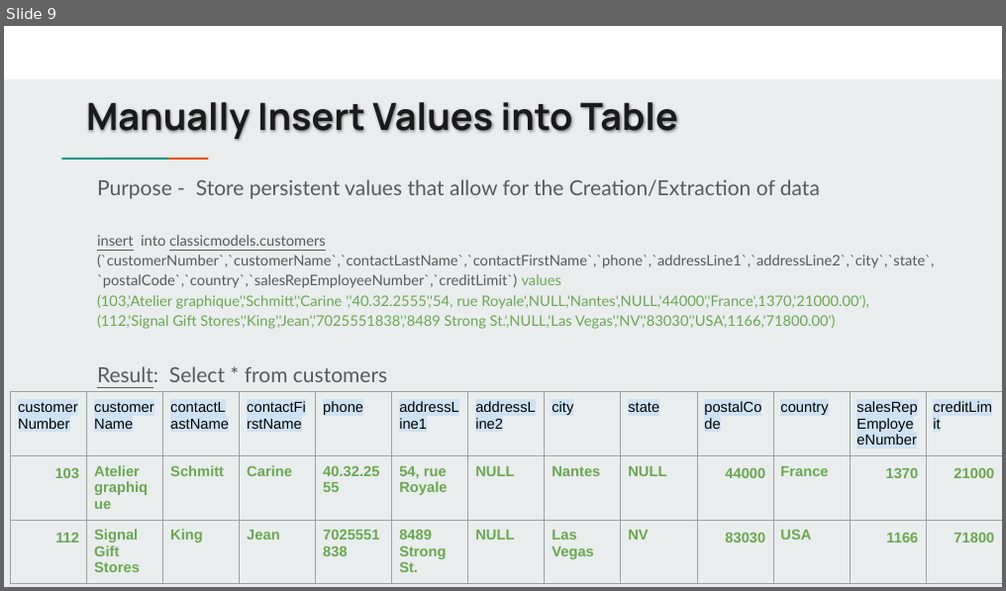
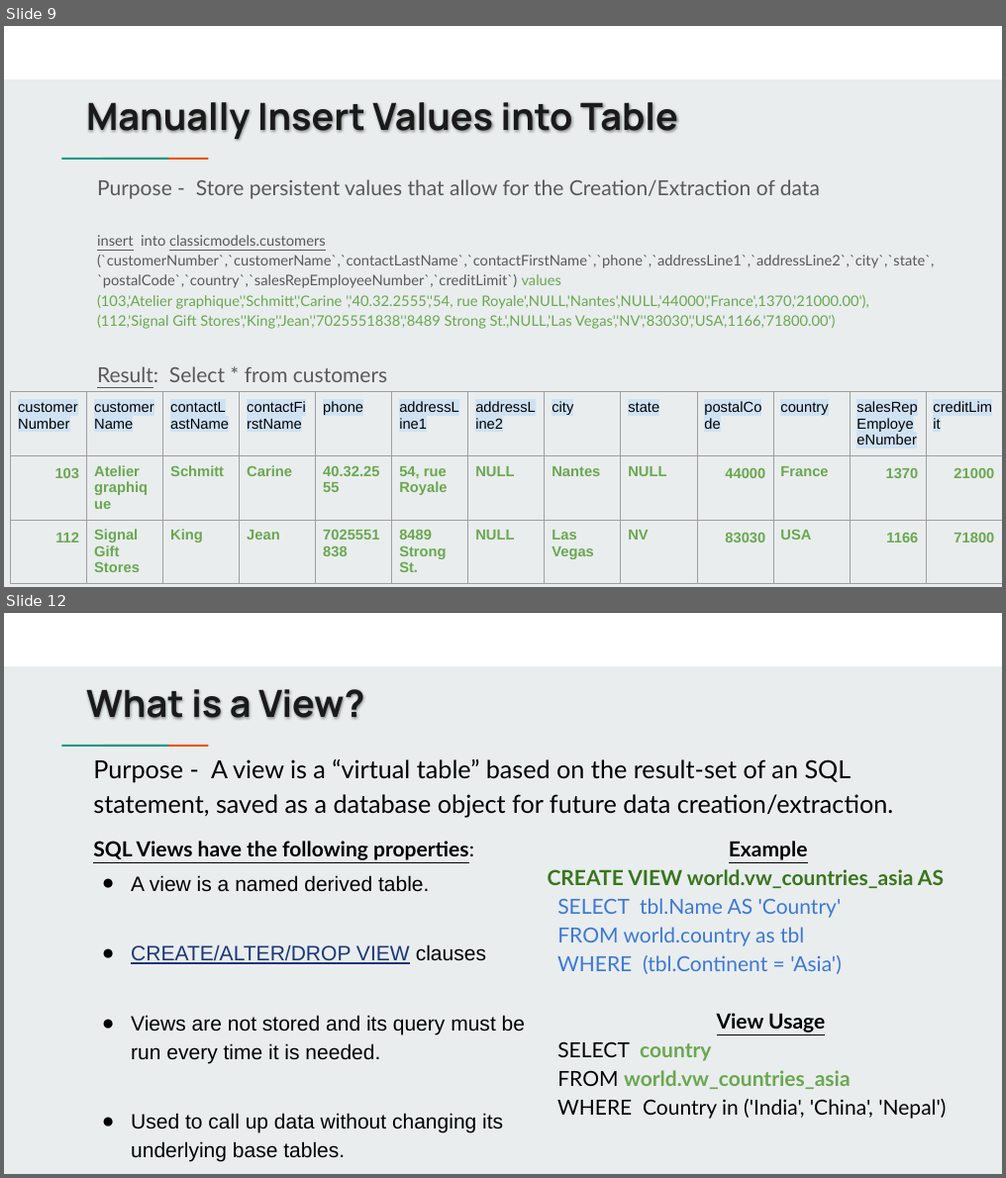
Before and after one commit to jbergmann56/OSDA-DataManipulationAndManagement, a slide deck: Lectures/Manipulating Data Pt. 1 (3).pptx. Shown one above the other, each under a label of ours: slide 9 before the commit, slides 9 and 12 after it; the slides between them are not shown. The pictures are 1006x591 and 1006x1178 pixels, drawn with LibreOffice and Linux fonts; fonts in the diff are those of the drawing. Boxes give left, top, right and bottom in pixels: in the first picture for what was removed or moved away, otherwise in the second. Text is boxed around its words. In the diff, an @@ line names an element or a change of style, - is before the commit and + after.

```diff
--- a/Lectures/Manipulating Data Pt. 1 (3).pptx
+++ b/Lectures/Manipulating Data Pt. 1 (3).pptx
@@ slide 12 added at (x1=4, y1=613, x2=1002, y2=1174), background #E9EDEE; not listed: 3 template elements that a slide beside it also shows @@
@@ title added at (x1=86, y1=689, x2=364, y2=719), 36 pt, text #1A1A1A, bold @@
+What is a View?
@@ text added at (x1=93, y1=760, x2=894, y2=818), 24 pt, text #000000 @@
+Purpose - A view is a “virtual table” based on the result-set of an SQL statement, saved as a database object for future data creation/extraction.
@@ text added at (x1=93, y1=841, x2=525, y2=1162), 20 pt, text #000000 @@
+SQL Views have the following properties:
+● A view is a named derived table.
+● CREATE/ALTER/DROP VIEW clauses
+● Views are not stored and its query must be run every time it is needed.
+● Used to call up data without changing its underlying base tables.
@@ text added at (x1=548, y1=841, x2=945, y2=1119), 20 pt, text #3C78D8 @@
+Example
+CREATE VIEW world.vw_countries_asia AS
+SELECT tbl.Name AS 'Country'
+FROM world.country as tbl
+WHERE (tbl.Continent = 'Asia')
+View Usage
+SELECT country
+FROM world.vw_countries_asia
+WHERE Country in ('India', 'China', 'Nepal')
```
Also in this commit, not shown: 5 slides changed, 2 other slides added, 2 slides removed, 13 other files.
